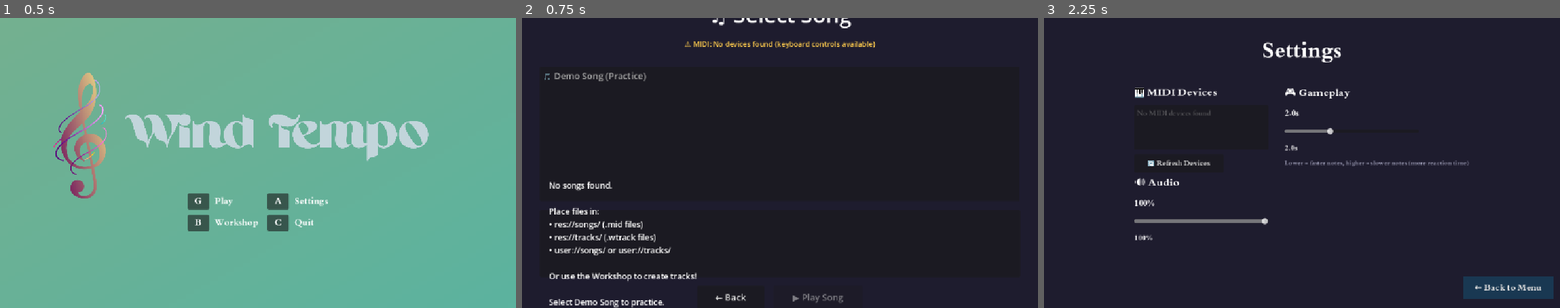
Above: before the commit, frames 1-3 (left to right).
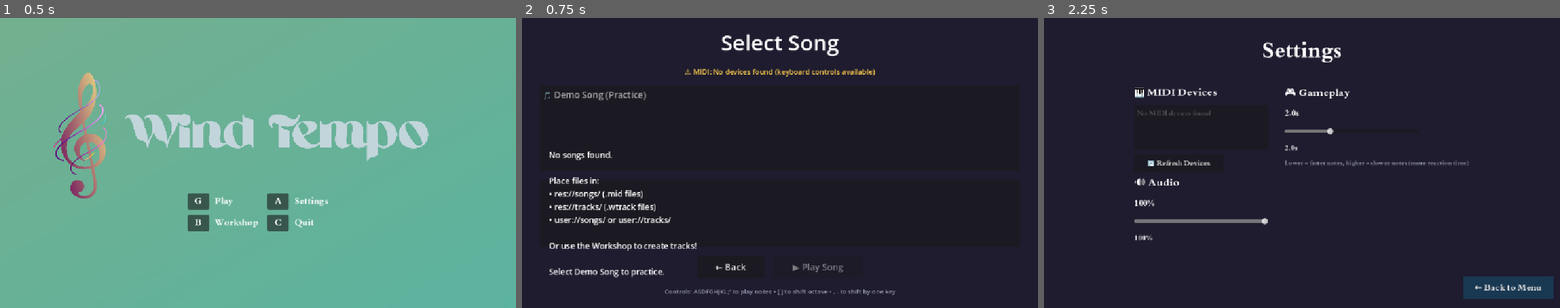
Above: after the commit, the same moments.

Repository: Jae7777/Wind-Tempo
Game: Godot game, scene res://scenes/main_menu.tscn
Same seed, same stepped clock (60 frames per second), same inputs: the game is played once before the commit and once after it.
Inputs:
- Up to frame 1 (0.5 s): no input
- Up to frame 2 (0.75 s): click "G" at 0.5 s
- Up to frame 3 (2.25 s): click "← Back" at 1.25 s; click "A" at 2 s

Frame 1 is identical in both runs. In frame 2, 6.3% of the frame differs, in the area x 4-73%, y 0-100%; in frame 3, nothing differs.

Commit message:
song select ui tweak

Diff:
--- a/wind-tempo/scenes/song_select.tscn
+++ b/wind-tempo/scenes/song_select.tscn
@@ -1,7 +1,6 @@
 [gd_scene load_steps=2 format=3 uid="uid://mo8ebmc1clni"]
 
 [ext_resource type="Script" uid="uid://co0mcgy1ix6wx" path="res://scenes/song_select.gd" id="1_script"]
-
 
 [node name="SongSelect" type="Control"]
 layout_mode = 3
@@ -27,9 +26,9 @@
 anchor_right = 1.0
 anchor_bottom = 1.0
 offset_left = 40.0
-offset_top = 30.0
+offset_top = 21.0
 offset_right = -40.0
-offset_bottom = -30.0
+offset_bottom = -27.0
 grow_horizontal = 2
 grow_vertical = 2
 theme_override_constants/separation = 20
@@ -37,7 +36,7 @@
 [node name="Title" type="Label" parent="VBoxContainer"]
 layout_mode = 2
 theme_override_font_sizes/font_size = 48
-text = "♫ Select Song"
+text = "Select Song"
 horizontal_alignment = 1
 
 [node name="MidiStatus" type="Label" parent="VBoxContainer"]
@@ -46,13 +45,7 @@
 text = "🎹 MIDI: Checking..."
 horizontal_alignment = 1
 
-[node name="HSplitContainer" type="HSplitContainer" parent="VBoxContainer"]
-layout_mode = 2
-size_flags_vertical = 3
-split_offset = 400
-
 [node name="SongList" type="ItemList" parent="VBoxContainer"]
-custom_minimum_size = Vector2(400, 300)
 layout_mode = 2
 size_flags_vertical = 3
 theme_override_font_sizes/font_size = 20
Not shown: 2 places in wind-tempo/scenes/song_select.tscn that only renumber resources
